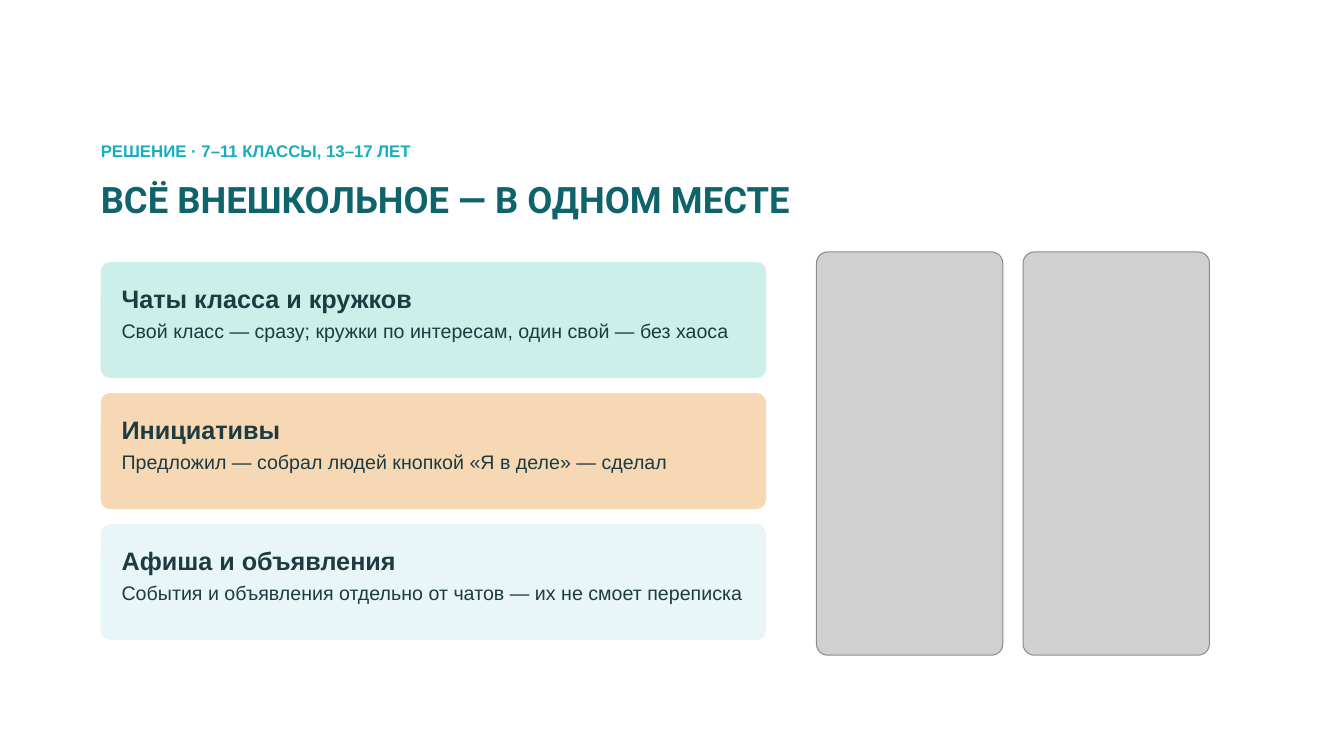
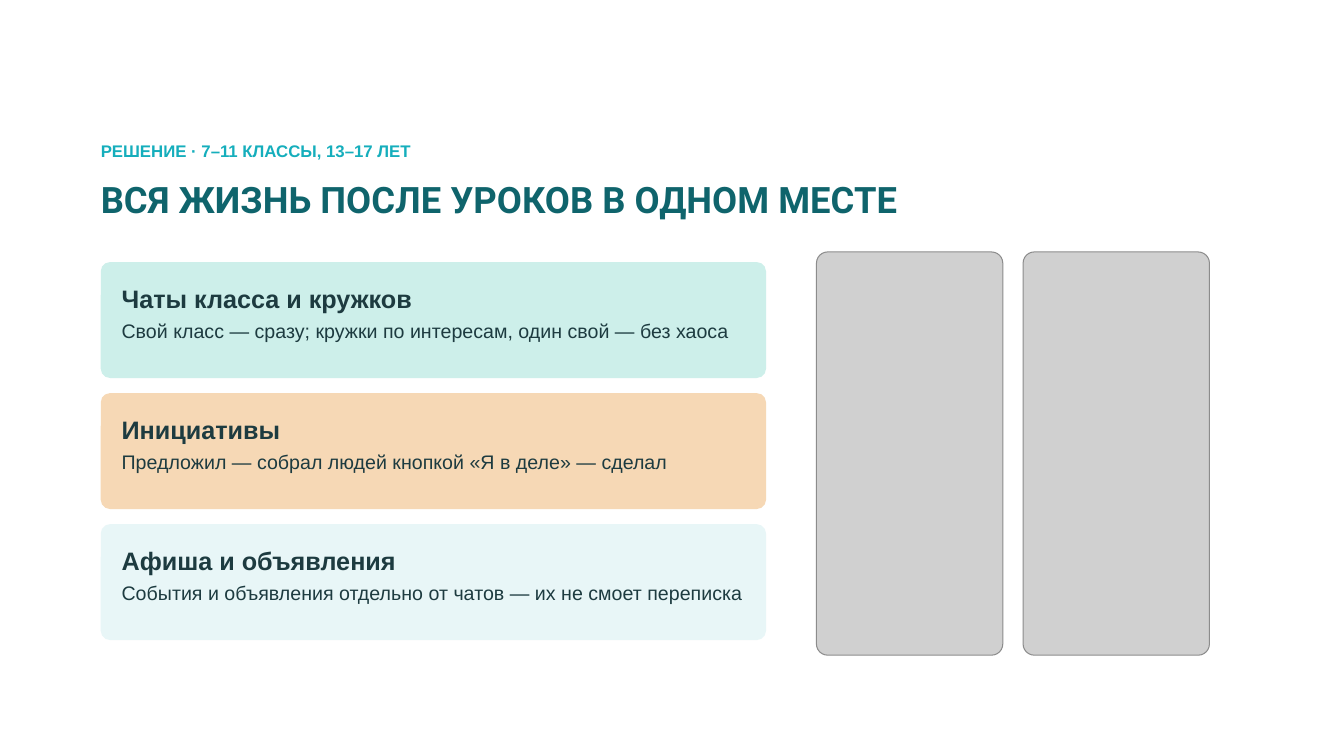
Before and after one commit to bnhogpad228/school-app, a slide deck: slide 3 of presentation/shkolny-dvor-SK-sreda.pptx. Drawn at 1344x756 pixels with LibreOffice and Linux fonts; fonts in the diff are those of the drawing; grey boxes stand for pictures; background and template pictures are left out. Boxes give left, top, right and bottom in pixels: in the first picture for what was removed or moved away, otherwise in the second. Text is boxed around its words. In the diff, an @@ line names an element or a change of style, - is before the commit and + after.

```diff
--- a/presentation/shkolny-dvor-SK-sreda.pptx
+++ b/presentation/shkolny-dvor-SK-sreda.pptx
@@ text at (101, 186, 897, 220): text changed @@
-ВСЁ ВНЕШКОЛЬНОЕ — В ОДНОМ МЕСТЕ
+ВСЯ ЖИЗНЬ ПОСЛЕ УРОКОВ В ОДНОМ МЕСТЕ
```
Also in this commit, not shown: 4 other slides changed.
